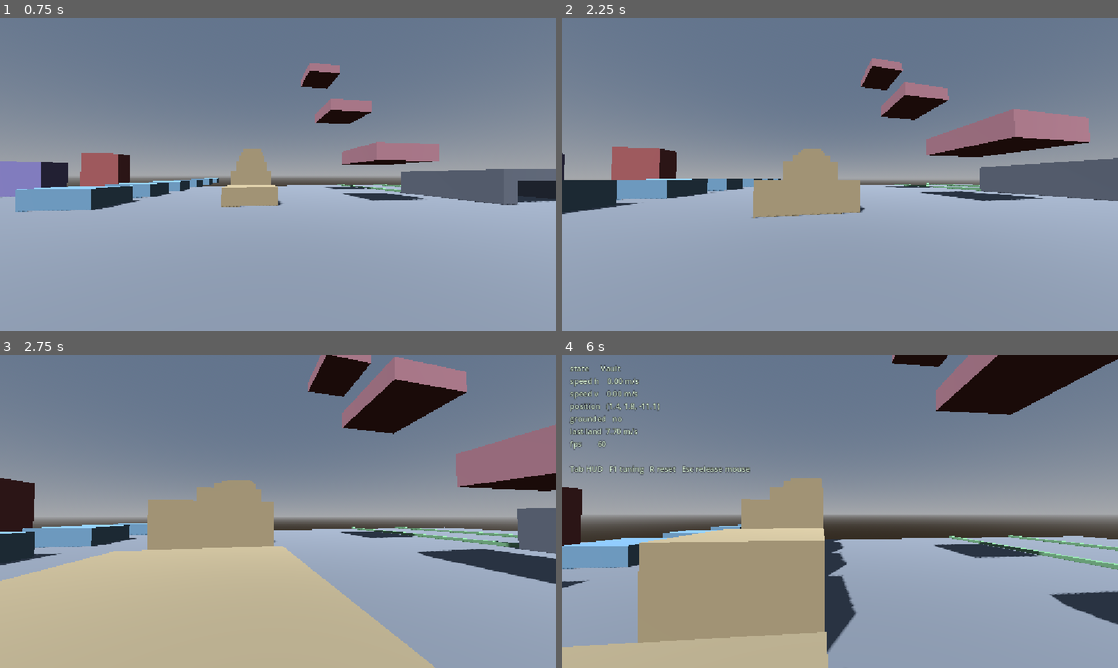
Above: before the commit, frames 1-4 (two rows, left to right).
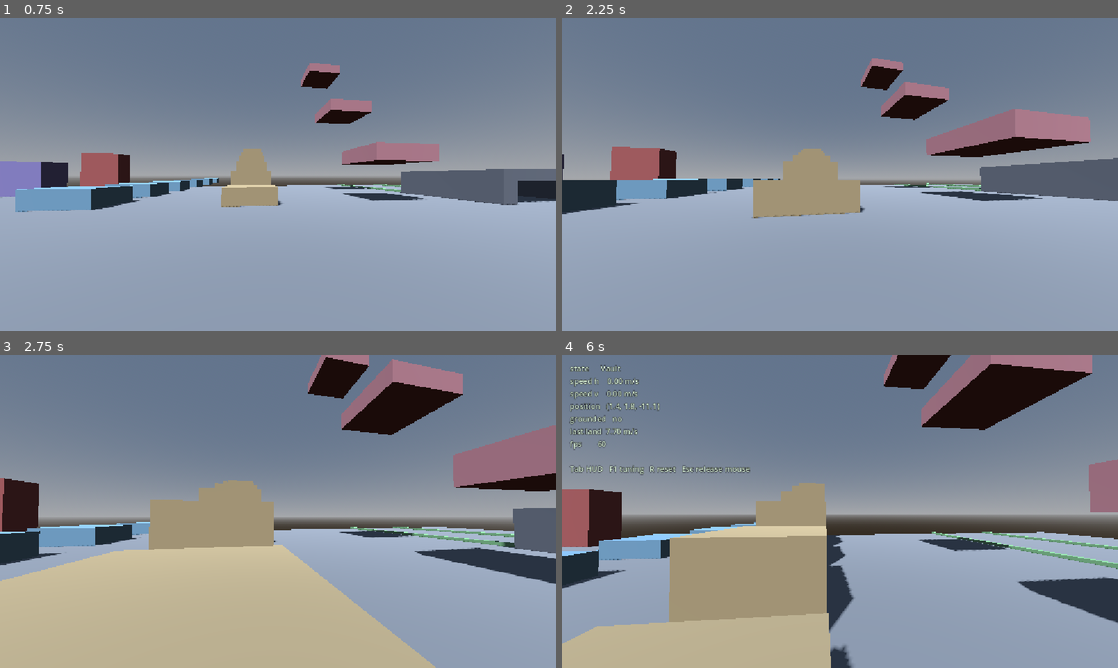
Above: after the commit, the same moments.

Repository: dragon-fish/parkour-game
Game: Godot game, scene res://scenes/main.tscn
Two runs of this game, one before a commit and one after it. Both use one fixed random seed, a clock stepped at 60 frames per second and the inputs below.
Inputs (mouse positions are in pixels of both pictures, inside the frame that each line leads up to):
- Up to frame 1 (0.75 s): tap Enter at 0.5 s; move the mouse to (305, 174) at 0.52 s; hold W from 0.53 s (still down); tap Tab at 0.6 s
- Up to frame 2 (2.25 s): keep holding W; tap Space at 0.77, 1.52 s; move the mouse to (812, 174) at 1.27 s; tap R at 1.35 s; move the mouse to (851, 168) at 2.02 s; hold Ctrl from 2.03 s (still down)
- Up to frame 3 (2.75 s): keep holding W; keep holding Ctrl
- Up to frame 4 (6 s): move the mouse to (834, 517) at 2.77 s; release Ctrl at 2.78 s; tap Shift at 2.85, 5.85 s; tap Space at 3.02, 3.77, 4.52 s; move the mouse to (878, 514) at 3.52 s; tap Tab at 3.6 s; move the mouse to (795, 508) at 4.27 s; tap R at 4.35 s; move the mouse to (845, 511) at 5.02 s; hold Ctrl 5.03-5.78 s; move the mouse to (817, 505) at 5.77 s; release W at 5.78 s; hold D from 5.78 s (still down)

Frame 1 is identical in both runs. In frame 2, 0.3% of the frame differs, in the area x 0-97%, y 12-64%; in frame 3, 1.6%; in frame 4, 15%, in the area x 0-100%, y 0-100%.

Commit message:
fix(states): enforce that every state declares grounded-ness
P0 made `grounded` a declaration rather than an inference, but nothing
enforced it: a state that never calls set_grounded() silently inherits the
outgoing state's value. The dangerous direction is inheriting `true` from
Ground, because Player._tick_timers() then refills coyote time every tick --
infinite jumps. P3's WallRun is exactly the shape of state that would forget.

StateMachine now snapshots Player.grounded_declarations when a state is
entered and checks it has moved by the end of that state's first
physics_update, on ticks where the state stays active. An undeclared state
gets its flag forced false (the safe value: withholds coyote time rather
than granting it) and one push_error per entry, which run_tests.ps1 turns
into a failed run.

Chosen over defaulting the flag to false before delegating, because
GroundState legitimately READS its own previously-declared value -- its Slide
and Vault entry gates are `if player.grounded`, meaning "a move_and_slide()
verified this, on this tick or an earlier one". Defaulting every tick pins
that gate shut forever; defaulting on entry discards AirState's landing
declaration on the tick it was made, deferring every landing-into-slide by a
tick and quietly changing feel. The invariant check changes no behaviour at
all: correct states are untouched.

enter() counts as a declaration, so VaultState and LedgeHangState (which
declare once and never again, correctly) pass; a state that transitions away
on a given tick is exempt for that tick, since the incoming state's enter()
owns the flag from then on -- which is what covers GroundState's Vault branch.

Also feeds the camera Player.travel_speed() -- measured displacement -- rather
than horizontal_speed(), which both scripted moves deliberately zero. Measured
on a sprint vault the FOV now rides 92.6 -> 93.7 -> 85.4 across the move where
feeding velocity took it to 77.2, a slow-down cue delivered at the exact
moment of the burst.

Co-Authored-By: Claude Opus 5 (1M context) <noreply@anthropic.com>

Diff:
--- a/scripts/player/player.gd
+++ b/scripts/player/player.gd
@@ -33,8 +33,26 @@
 ## (matches the brief's declared interface) rather than widening it.
 var _pending_landing: float = -1.0
 
+## Number of set_grounded() calls made so far, ever. Read ONLY by StateMachine,
+## which snapshots it when a state is entered and checks it has moved by the end
+## of that state's first physics_update — that is how "a state DECLARES its
+## grounded-ness" is enforced structurally instead of by convention. The
+## absolute value is meaningless; only differences between snapshots are.
+var grounded_declarations: int = 0
+
 func set_grounded(value: bool) -> void:
 	grounded = value
+	grounded_declarations += 1
+
+## Clears `grounded` WITHOUT counting as a declaration. Called only by
+## StateMachine, as the fail-safe half of the invariant above: a state that
+## never declared must not go on inheriting the previous state's value — a
+## WallRun that forgot the call would inherit Ground's `true` and refill coyote
+## time every tick, i.e. infinite jumps. Deliberately not routed through
+## set_grounded(), or the fail-safe would satisfy the very check it exists to
+## keep reporting.
+func clear_grounded_undeclared() -> void:
+	grounded = false
 
 ## Reported by a state at the moment it detects a landing. impact_speed must
 ## be >= 0.0 — see the sentinel note on _pending_landing above.
@@ -58,6 +76,9 @@
 @export var probes: Probes
 
 var _standing_height: float = 0.0
+
+## Backing store for travel_speed(); see its doc comment.
+var _travel_speed: float = 0.0
 
 var _coyote_timer: float = 0.0
 var _jump_buffer_timer: float = 0.0
@@ -172,6 +193,9 @@
 	_jump_buffer_timer = 0.0
 	_crouch_buffer_timer = 0.0
 	_ledge_cooldown = 0.0
+	# A respawn teleport is not travel: leave the camera's speed cue at rest
+	# rather than letting the first tick after the reset read the old life's.
+	_travel_speed = 0.0
 	last_landing_speed = 0.0
 	grounded = false
 	_pending_landing = -1.0
@@ -219,6 +243,10 @@
 func _physics_process(delta: float) -> void:
 	if state_machine == null:
 		return
+	# Sampled at the START of the tick, not carried over from the end of the
+	# previous one, so a teleport made from outside this function (the arena's
+	# respawn, a test placing the body) is never measured as travel.
+	var tick_start_position := global_position
 	var input := input_source.poll()
 	last_input = input
 	_tick_timers(delta, input)
@@ -232,6 +260,9 @@
 
 	state_machine.physics_update(delta, input)
 
+	var travelled := global_position - tick_start_position
+	_travel_speed = Vector2(travelled.x, travelled.z).length() / maxf(delta, 0.0001)
+
 	# Always drained, camera_rig or not, so a landing can only ever be acted
 	# on once regardless of whether anything is listening this tick.
 	var landing_impact := consume_landing()
@@ -239,7 +270,9 @@
 		if landing_impact >= 0.0:
 			camera_rig.punch_landing(landing_impact)
 		camera_rig.set_crouch_amount(1.0 if state_machine.current_name == PlayerState.SLIDE else 0.0)
-		camera_rig.update_effects(delta, horizontal_speed(), grounded)
+		# travel_speed(), NOT horizontal_speed() — see travel_speed()'s note on
+		# why velocity lies through a vault or a mantle.
+		camera_rig.update_effects(delta, travel_speed(), grounded)
 
 func _input(event: InputEvent) -> void:
 	if event is InputEventMouseMotion and input_source is KeyboardInputSource:
@@ -314,6 +347,31 @@
 
 func horizontal_speed() -> float:
 	return Vector2(velocity.x, velocity.z).length()
+
+## How fast the body ACTUALLY moved horizontally last physics tick, measured
+## from its displacement rather than from `velocity`.
+##
+## This exists because `velocity` lies during a scripted move: VaultState and
+## LedgeHangState drive global_position directly and deliberately zero velocity
+## for the duration (see ScriptedMove), so horizontal_speed() reads 0 through
+## the whole vault or mantle. Feeding that to the camera collapsed the FOV back
+## toward fov_base at precisely the moment the player is moving fastest — a
+## visible slow-down cue on the one action that is supposed to read as a burst.
+##
+## Displacement never lies, in any state, so the camera gets this instead of
+## horizontal_speed(). Note what it honestly DOES report: ScriptedMove's arc is
+## ease-out, so the last few ticks of a vault or mantle really are slow and the
+## FOV really does ease back over them. That is the manoeuvre ending, not a
+## false slow-down at its peak — measured on a sprint vault, the FOV now rides
+## 92.6 -> 93.7 -> 85.4 across the move where feeding velocity took it to 77.2.
+##
+## The physics states are unaffected: their speed gates
+## (slide entry, vault_min_speed, slide decay) are all questions about
+## VELOCITY — what the body is carrying and will keep carrying — not about
+## distance covered, and a scripted move's 0 velocity is the correct answer for
+## those.
+func travel_speed() -> float:
+	return _travel_speed
 
 ## Ground movement: converge on the target velocity, and brake when idle.
 func ground_accelerate(wish_dir: Vector3, target_speed: float, delta: float) -> void:
--- a/scripts/player/states/state_machine.gd
+++ b/scripts/player/states/state_machine.gd
@@ -7,6 +7,41 @@
 
 var _current: PlayerState = null
 var _states: Dictionary = {}
+
+# --- grounded-declaration invariant ------------------------------------------
+#
+# Player.grounded is DECLARED by the active state, never inferred (scripted-move
+# states drive the body directly and never call move_and_slide(), so
+# is_on_floor() would report whatever the previous state left behind). P0's
+# refactor made that a rule; nothing enforced it. A state that simply never
+# calls set_grounded() silently inherits the OUTGOING state's value — and the
+# dangerous direction is inheriting `true` from Ground, because Player's
+# _tick_timers() then refills coyote time every tick, which is infinite jumps.
+# P3's WallRun is exactly the shape of state that would forget.
+#
+# Enforced here rather than left to a review checklist, and enforced this way
+# rather than by defaulting `grounded` to false before delegating, because
+# GroundState legitimately READS its own previously-declared value: its Slide
+# and Vault entry gates are `if player.grounded`, meaning "a move_and_slide()
+# has verified this, on this tick or an earlier one". Defaulting the flag every
+# tick would pin that gate shut forever; defaulting it only on entry would
+# still discard AirState's landing declaration on the very tick it was made,
+# deferring every landing-into-slide by a tick and quietly changing feel. An
+# invariant check changes no behaviour at all: correct states are untouched,
+# and an incorrect one is reported the first time it runs, in any test or in
+# play. tools/run_tests.ps1 fails the run on any engine error line, so a state
+# that forgets cannot reach a green suite.
+#
+# The rule checked is "the ACTIVE state has declared at least once since it was
+# entered", evaluated only on ticks where the state stays active:
+#   * enter() counts — VaultState and LedgeHangState declare there and never
+#     again, which is correct for them (their value cannot change mid-move);
+#   * a state that transitions AWAY on a given tick is exempt for that tick,
+#     because the incoming state's enter()/first update is what owns the flag
+#     from then on. GroundState's Vault branch returns without declaring and is
+#     legitimately covered by VaultState.enter().
+var _entry_declarations: int = -1
+var _reported_missing_declaration: bool = false
 
 func register(state_name: StringName, state: PlayerState) -> void:
 	_states[state_name] = state
@@ -32,6 +67,8 @@
 		_current.exit()
 	_current = _states[state_name]
 	current_name = state_name
+	# Snapshot BEFORE enter(), so a declaration made in enter() counts.
+	_arm_declaration_check()
 	_current.enter(&"")
 	state_changed.emit(&"", state_name)
 
@@ -40,14 +77,52 @@
 		return
 	var next: StringName = _current.physics_update(delta, input)
 	if next == PlayerState.KEEP or next == current_name:
+		_check_declared_grounded()
 		return
 	assert(_states.has(next), "transition to unknown state: %s" % next)
 	if not _states.has(next):
 		push_error("StateMachine.physics_update: transition to unknown state: %s" % next)
+		# The machine stays on the current state, so it is still the one whose
+		# declaration matters this tick.
+		_check_declared_grounded()
 		return
 	var from := current_name
 	_current.exit()
 	_current = _states[next]
 	current_name = next
+	_arm_declaration_check()
 	_current.enter(from)
 	state_changed.emit(from, next)
+
+## Player's declaration counter, or -1 when there is no player to read it from
+## (tests/test_state_machine.gd drives this class with bare stub states that
+## have none). -1 disables the invariant for that machine entirely.
+func _declaration_count() -> int:
+	if _current == null or _current.player == null:
+		return -1
+	return _current.player.grounded_declarations
+
+func _arm_declaration_check() -> void:
+	_entry_declarations = _declaration_count()
+	_reported_missing_declaration = false
+
+## See the invariant note at the top of this file.
+func _check_declared_grounded() -> void:
+	if _entry_declarations < 0:
+		return
+	if _declaration_count() > _entry_declarations:
+		return
+
+	# Fail-safe first, and every tick it keeps not declaring: whatever the
+	# previous state left in `grounded` must not be believed. false is the safe
+	# value — it withholds coyote time rather than granting it.
+	_current.player.clear_grounded_undeclared()
+
+	# Reported once per entry, not once per tick: a state that never declares
+	# never will, and 60 identical lines a second buries the one that matters.
+	if _reported_missing_declaration:
+		return
+	_reported_missing_declaration = true
+	var message := "state %s did not declare grounded-ness: every state must call player.set_grounded() in enter() or in its physics_update()" % current_name
+	assert(false, message)
+	push_error("StateMachine: " + message)
--- a/tests/test_grounded_oracle.gd
+++ b/tests/test_grounded_oracle.gd
@@ -26,6 +26,61 @@
 			break
 	check(player.grounded, "a landed player should be grounded again")
 
+	TestWorld.teardown(world)
+	await step(1)
+
+## A state that never calls set_grounded() at all. This is the shape of mistake
+## the invariant in StateMachine exists for -- P3's WallRun is exactly such a
+## state, and forgetting the call there would inherit GroundState's `true`,
+## refill coyote time every tick through Player._tick_timers(), and hand the
+## player infinite jumps with nothing failing.
+class SilentState:
+	extends PlayerState
+
+	func physics_update(_delta: float, _input: MoveInput) -> StringName:
+		return KEEP
+
+## Closes the hole structurally rather than by convention: an undeclared state
+## must NOT inherit whatever the outgoing state left behind.
+##
+## NOTE: this deliberately provokes the engine error that guard emits. Its exact
+## message text is allowlisted in tools/run_tests.ps1 for that reason -- the
+## error IS the guard working, the same arrangement
+## test_unknown_transition_leaves_the_machine_running already uses.
+func test_a_state_that_never_declares_grounded_does_not_inherit_it() -> void:
+	var world := await _spawn()
+	var player: Player = world["player"]
+	check(player.grounded, "precondition: a resting player should be grounded")
+
+	var silent := SilentState.new()
+	silent.player = player
+	silent.config = player.config
+	player.state_machine.add_child(silent)
+	player.state_machine.register(&"Silent", silent)
+	player.state_machine.start(&"Silent")
+	check(player.grounded, \
+		"precondition: entering the silent state must not itself clear the flag -- the point is that nothing DECLARED it")
+
+	await step(1)
+	check(not player.grounded, \
+		"a state that never called set_grounded() kept the previous state's `true` -- coyote time refills every tick from it, which is infinite jumps")
+
+	# And it does not spontaneously come back on later ticks either.
+	await step(10)
+	check(not player.grounded, "the undeclared flag came back after further ticks")
+
+	player.state_machine.start(PlayerState.GROUND)
+	TestWorld.teardown(world)
+	await step(1)
+
+## Complement to the above: a state that DOES declare must be believed, so the
+## guard cannot be satisfied by simply pinning `grounded` to false forever.
+func test_a_state_that_declares_grounded_keeps_its_value() -> void:
+	var world := await _spawn()
+	var player: Player = world["player"]
+	await step(5)
+	check(player.grounded, \
+		"a resting player in GroundState -- which declares grounded every tick -- must stay grounded")
 	TestWorld.teardown(world)
 	await step(1)
 
Not shown, changed: tools/run_tests.ps1
